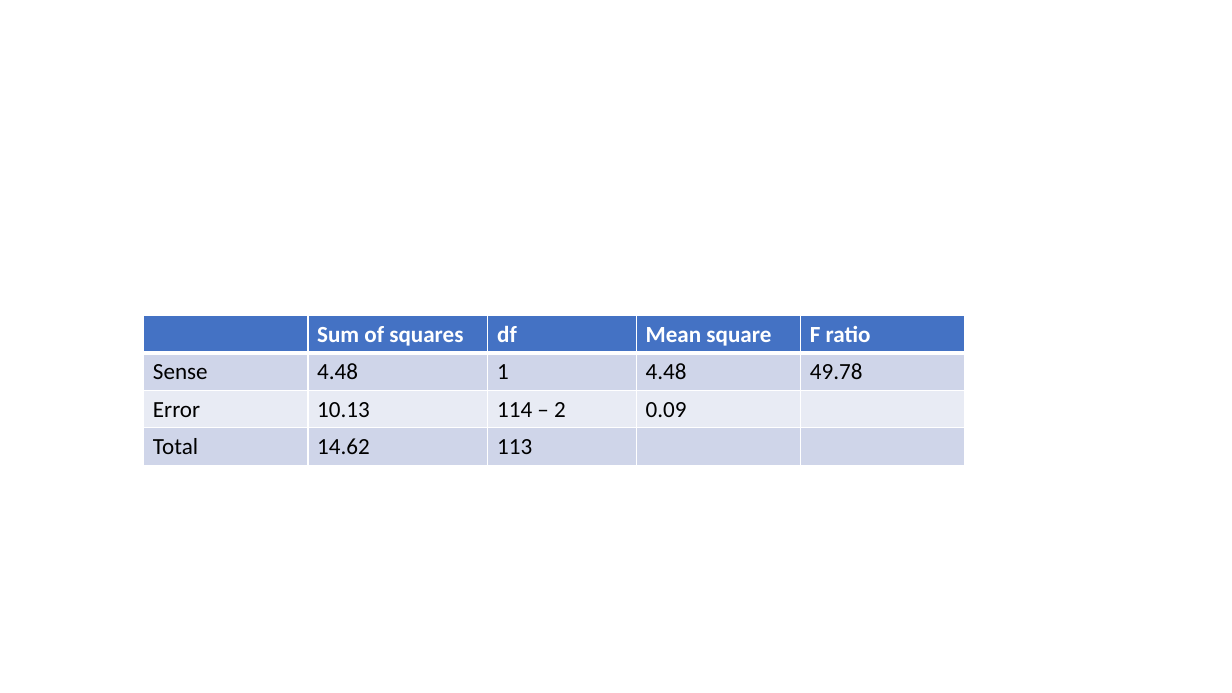
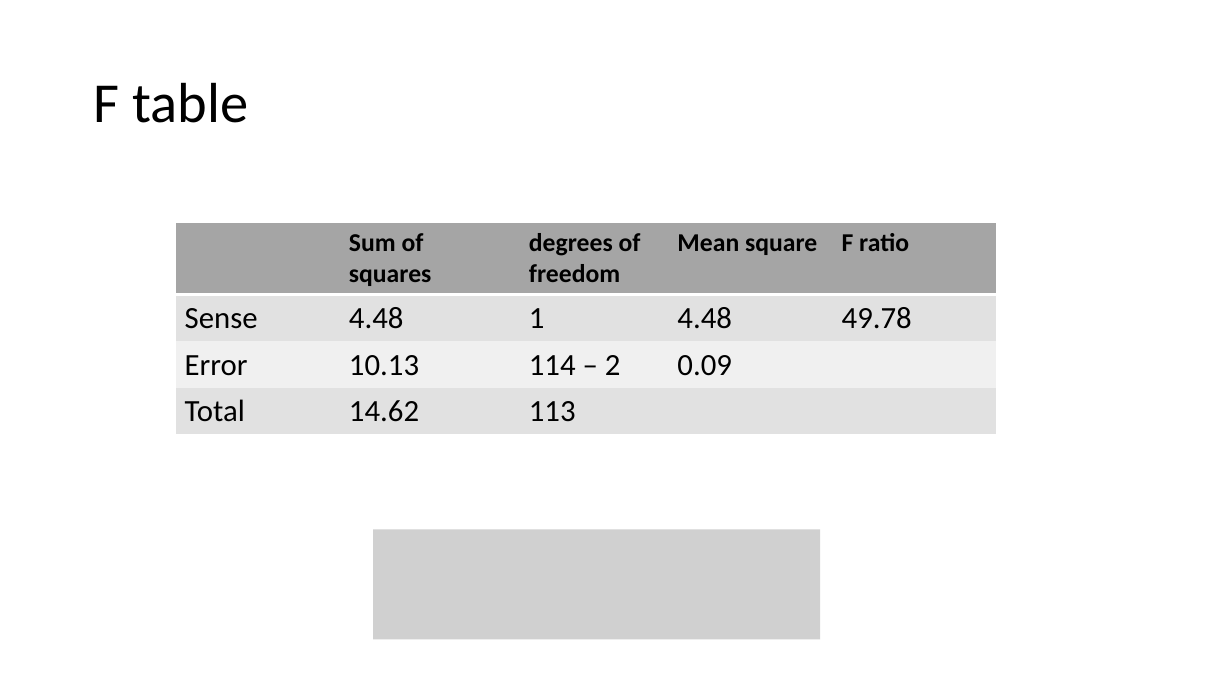
Before and after one commit to ajrtallman/StatisticsinLinguistics_FSU_2023_2024, a slide deck: slide 35 of 02_slides/Statistics for linguists 2023-11-29.pptx (slide 32 before the commit). Drawn at 1232x693 pixels with LibreOffice and Linux fonts; fonts in the diff are those of the drawing; grey boxes stand for pictures. Boxes give left, top, right and bottom in pixels: in the first picture for what was removed or moved away, otherwise in the second. Text is boxed around its words. In the diff, an @@ line names an element or a change of style, - is before the commit and + after.

```diff
--- a/02_slides/Statistics for linguists 2023-11-29.pptx
+++ b/02_slides/Statistics for linguists 2023-11-29.pptx
@@ title added at box(94, 82, 249, 123), 44 pt, text #000000 @@
+F table
@@ table at box(176, 222, 998, 432) @@
-row 1, column 3: df
+row 1, column 3: degrees of freedom
@@ fill #4472C4 to #A5A5A5 in row 1 @@
@@ fill #CFD5EA to #E1E1E1 in 10 cells @@
@@ fill #E9EBF5 to #F0F0F0 in row 3 @@
@@ size 18 to 20 pt, text colour #FFFFFF to #000000 in "Sum of squares", "Mean square", "F ratio" @@
@@ size 18 to 24 pt in "Sense", "4.48", "1", "4.48" and 8 more places @@
@@ borders changed @@
@@ table: place and size @@
-table at box(144, 315, 967, 465)
+table at box(176, 222, 998, 432)
@@ picture added at box(373, 530, 821, 640) @@
```
Also in this commit, not shown: 15 other slides changed, 8 slides added, 1 slide removed, 29 other files.
